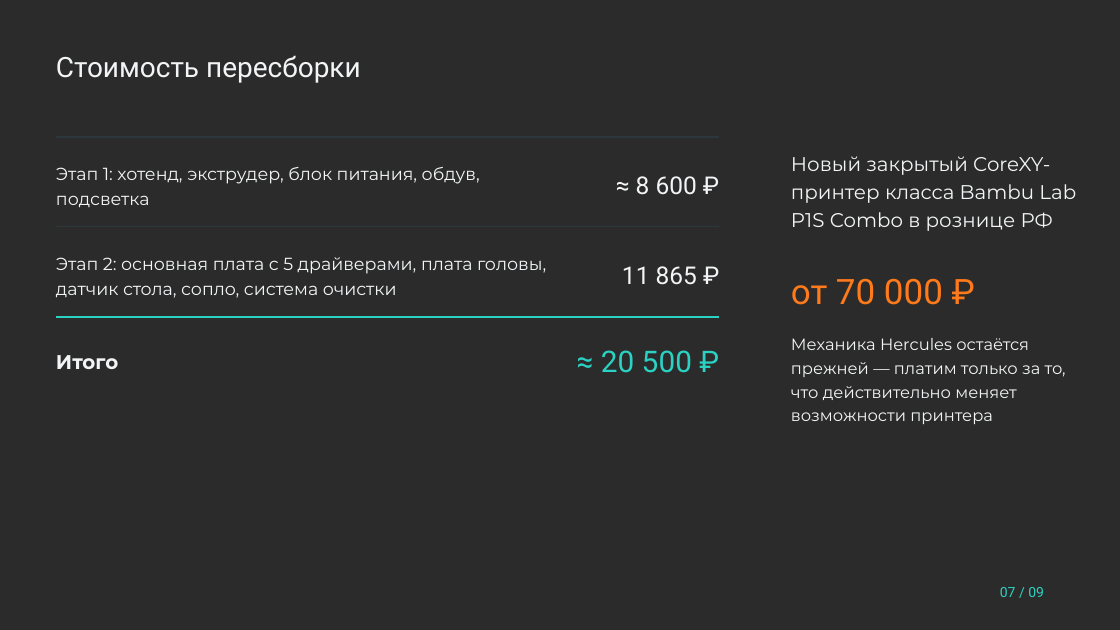
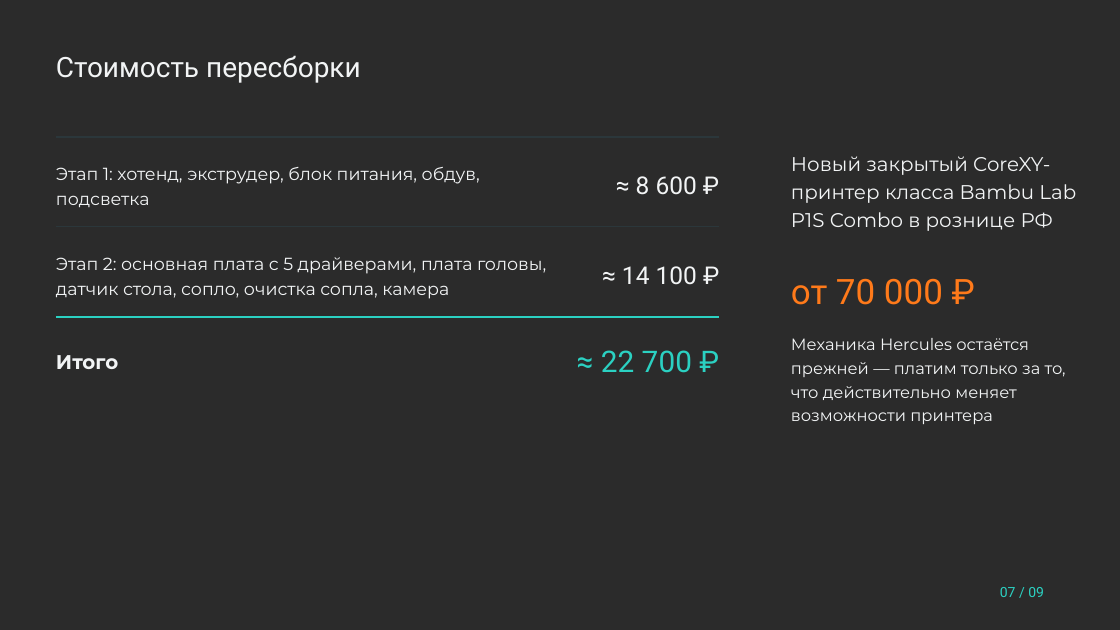
Before and after one commit to pmixay/3d-project, a slide deck: slide 7 of submission/Hefest_prezentaciya.pptx. Drawn at 1120x630 pixels with LibreOffice and Linux fonts; fonts in the diff are those of the drawing; background and template pictures are left out; a plain dark background stands for a picture behind light text. Boxes give left, top, right and bottom in pixels: in the first picture for what was removed or moved away, otherwise in the second. Text is boxed around its words. In the diff, an @@ line names an element or a change of style, - is before the commit and + after.

```diff
--- a/submission/Hefest_prezentaciya.pptx
+++ b/submission/Hefest_prezentaciya.pptx
@@ text at bbox=[56, 257, 546, 299]: text changed @@
-Этап 2: основная плата с 5 драйверами, плата головы, датчик стола, сопло, система очистки
+Этап 2: основная плата с 5 драйверами, плата головы, датчик стола, сопло, очистка сопла, камера
@@ text at bbox=[622, 266, 697, 285]: text changed @@
-11 865 ₽
+≈ 14 100 ₽
@@ text at bbox=[601, 350, 692, 373]: text changed @@
-≈ 20 500 ₽
+≈ 22 700 ₽
```
Also in this commit, not shown: 7 other files.
